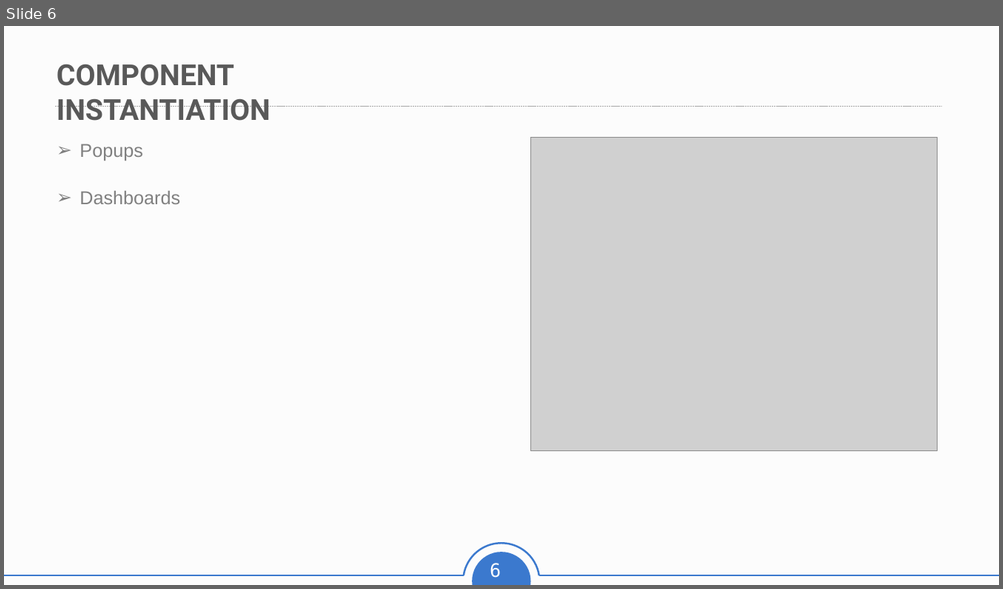
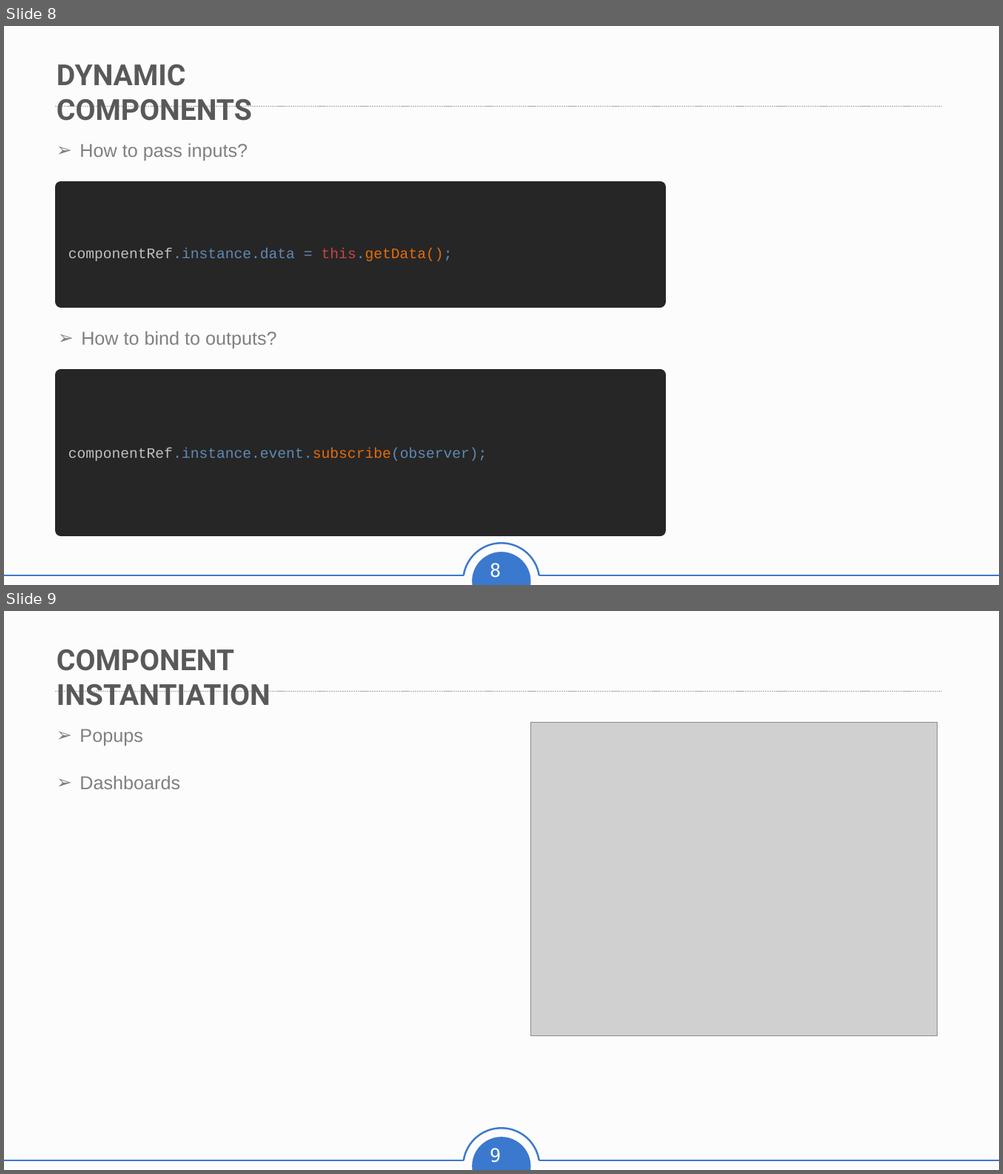
Before and after one commit to kingweight/dynamic_components, a slide deck: Dynamic Component in Angular .pptx. Shown one above the other, each under a label of ours: slide 6 before the commit, slides 8 and 9 after it. The pictures are 1003x589 and 1003x1174 pixels, drawn with LibreOffice and Linux fonts; fonts in the diff are those of the drawing; grey boxes stand for pictures. Boxes give left, top, right and bottom in pixels: in the first picture for what was removed or moved away, otherwise in the second. Text is boxed around its words. In the diff, an @@ line names an element or a change of style, - is before the commit and + after.

```diff
--- a/Dynamic Component in Angular .pptx
+++ b/Dynamic Component in Angular .pptx
@@ slide 8 added at (x1=4, y1=26, x2=999, y2=585), background #F2F2F2 at 20% opacity; not listed: 6 template elements that a slide beside it also shows @@
@@ text added at (x1=57, y1=64, x2=252, y2=121), 28 pt, text #595959, bold @@
+DYNAMIC COMPONENTS
@@ text added at (x1=79, y1=144, x2=247, y2=161), 18 pt, text #808080 @@
+➢ How to pass inputs?
@@ rectangle added at (x1=61, y1=187, x2=660, y2=301), fill #262626, outline #262626 12 pt, 14 pt, text #6089B4 @@
+componentRef.instance.data = this.getData();
@@ text added at (x1=81, y1=332, x2=277, y2=349), 18 pt, text #808080 @@
+➢ How to bind to outputs?
@@ rectangle added at (x1=61, y1=375, x2=660, y2=530), fill #262626, outline #262626 12 pt, 14 pt, text #6089B4 @@
+componentRef.instance.event.subscribe(observer);
@@ what was slide 6 is now slide 9 @@
@@ page number at (x1=489, y1=1148, x2=501, y2=1163): text changed @@
-6
+9
```
Also in this commit, not shown: 1 slide changed, 2 other slides added.
